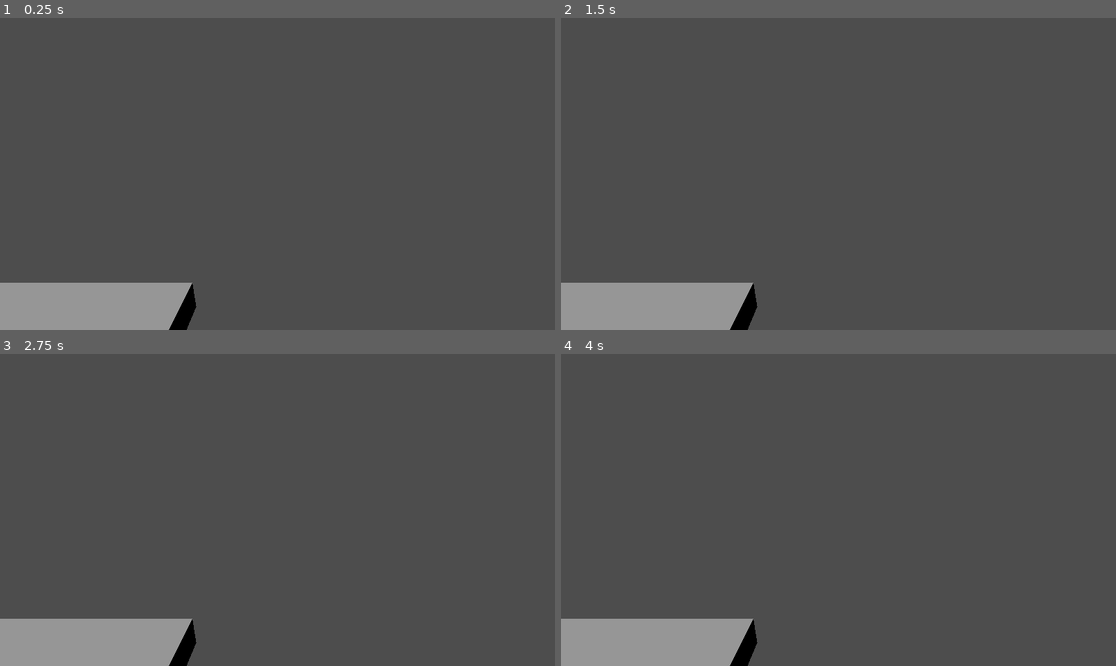
Above: before the commit, frames 1-4 (two rows, left to right).
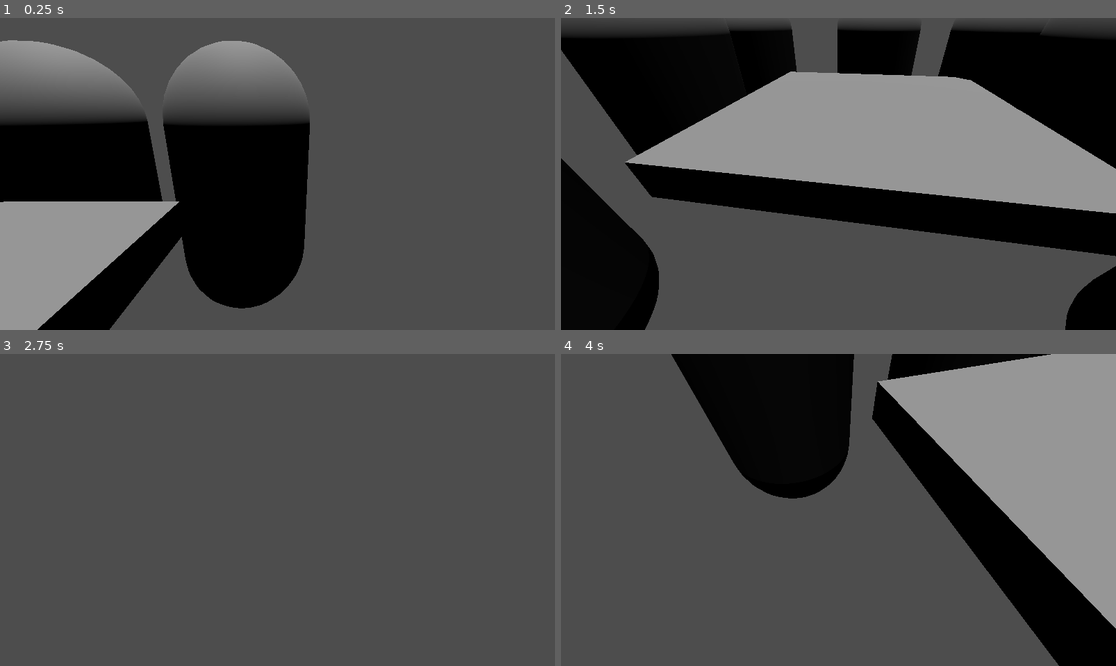
Above: after the commit, the same moments.

Repository: dmihovch/pokerfp
Game: Godot game, scene res://Main.tscn
Two runs of this game, one before a commit and one after it. Both use one fixed random seed, a clock stepped at 60 frames per second and the inputs below.
Inputs (mouse positions are in pixels of both pictures, inside the frame that each line leads up to):
- Up to frame 1 (0.25 s): no input
- Up to frame 2 (1.5 s): tap Enter at 0.5 s; move the mouse to (960, 158) at 0.52 s; hold Enter 0.53-1.25 s; click (960, 158) at 0.67 s; tap Space at 1.25 s; drag from (727, 189) to (810, 236) at 1.27 s
- Up to frame 3 (2.75 s): tap Enter at 2 s; move the mouse to (333, 441) at 2.02 s; tap J at 2.1 s; click (333, 441) at 2.17 s
- Up to frame 4 (4 s): tap Space at 2.75 s; drag from (810, 572) to (672, 463) at 2.77 s; tap Enter at 3.5 s; move the mouse to (1005, 556) at 3.52 s; hold Tab from 3.53 s (still down); click (1005, 556) at 3.67 s

The runs differ from the first frame. In frame 1, 38% of the frame differs, in the area x 0-56%, y 7-100%; in frame 2, 68%, in the area x 0-100%, y 2-100%; in frame 3, 5.3%; in frame 4, 46%.

Commit message:
i can see the people

Diff:
--- a/main.gd
+++ b/main.gd
@@ -2,8 +2,7 @@
 
 
 func _ready():
-	print("hello")
+	print("main _ready() called")
 	var table = preload("res://scenes/Table.tscn")
-	print("preloaded")
 	add_child(table.instantiate())
-	print("instantiated")
+	print("instantiated table and added to root")
--- a/project.godot
+++ b/project.godot
@@ -14,6 +14,10 @@
 run/main_scene="uid://vhq8rf67icf7"
 config/features=PackedStringArray("4.4", "GL Compatibility")
 
+[editor_plugins]
+
+enabled=PackedStringArray("res://addons/godot-vim/plugin.cfg")
+
 [rendering]
 
 renderer/rendering_method="gl_compatibility"
--- a/scenes/Player.tscn
+++ b/scenes/Player.tscn
@@ -1,8 +1,14 @@
-[gd_scene load_steps=2 format=3 uid="uid://c3avh2mbx3l"]
+[gd_scene load_steps=4 format=3 uid="uid://c3avh2mbx3l"]
+
+[ext_resource type="Script" uid="uid://dbcb5jjo4liou" path="res://scripts/player.gd" id="1_p0vlq"]
 
 [sub_resource type="CapsuleShape3D" id="CapsuleShape3D_csr4x"]
 
+[sub_resource type="CapsuleMesh" id="CapsuleMesh_p0vlq"]
+
 [node name="Player" type="CharacterBody3D"]
+transform = Transform3D(0.5, 0, 0, 0, 0.5, 0, 0, 0, 0.5, 0, 0, 0)
+script = ExtResource("1_p0vlq")
 
 [node name="CollisionShape3D" type="CollisionShape3D" parent="."]
 shape = SubResource("CapsuleShape3D_csr4x")
@@ -10,3 +16,6 @@
 [node name="Camera3D" type="Camera3D" parent="."]
 transform = Transform3D(1, 0, 0, 0, 0.956141, 0.292906, 0, -0.292906, 0.956141, 0, 0.565302, 0)
 fov = 76.5093
+
+[node name="MeshInstance3D" type="MeshInstance3D" parent="."]
+mesh = SubResource("CapsuleMesh_p0vlq")
--- a/scripts/player.gd
+++ b/scripts/player.gd
@@ -1,20 +1,23 @@
 extends CharacterBody3D
-
-
+class_name Player
 
 @onready var cam = $Camera3D
 
 var pitch := 0.0
-var sens := 0.05
-var id
+var sens := 0.01
+var id: int = -1
 
 
 func _ready():
 	Input.set_mouse_mode(Input.MOUSE_MODE_CAPTURED)
-	print("Character" + id + "is ready")
+	print("player ", id, " ready")
 
 
+func init(player_id: int):
+	id = player_id
+
 func _unhandled_input(e: InputEvent) -> void:
+
 	if e is InputEventMouseMotion:
 		rotate_y(-e.relative.x * sens)
 		pitch -= e.relative.y * sens
--- a/scripts/spawn.gd
+++ b/scripts/spawn.gd
@@ -1,5 +1,5 @@
 extends Node
-
+class_name Spawner
 
 @onready var spawns_list = get_children()
 func _ready():
@@ -7,9 +7,9 @@
 		print(spawn.name)
 
 func assign_seats(player_list):
-	var spawns_list = get_children()
 
 	var i: int = 0
 	for spawn in spawns_list:
 		spawn.add_child(player_list[i])
+		print("player: ", player_list[i].id, " assigned to spawn: ", spawn.name)
 		i = i+1
--- a/scripts/table.gd
+++ b/scripts/table.gd
@@ -1,7 +1,9 @@
 extends Node3D
+class_name Table
+
 
 @onready var player_creator = preload("res://scenes/Player.tscn")
-@onready var spawner = $Spawner
+@onready var spawner: Spawner = $Spawner
 
 
 
@@ -10,6 +12,8 @@
 	print("table ready")
 	var player_list = []
 	for i in range(spawner.get_child_count()) :
-		player_list.append(player_creator.instantiate())
+		var player: Player = player_creator.instantiate()
+		player.init(i)
+		player_list.append(player)
 
 	spawner.assign_seats(player_list)
Not shown, added: addons/godot-vim/godot-vim.gd
Not shown, added: addons/godot-vim/godot-vim.gd.uid
Not shown, added: addons/godot-vim/icon.svg
Not shown, added: addons/godot-vim/icon.svg.import
Not shown, added: addons/godot-vim/plugin.cfg
Not shown, added: addons/godot_vim/command_line.gd
Not shown, added: addons/godot_vim/command_line.gd.uid
Not shown, added: addons/godot_vim/commands/find.gd
Not shown, added: addons/godot_vim/commands/find.gd.uid
Not shown, added: addons/godot_vim/commands/goto.gd
Not shown, added: addons/godot_vim/commands/goto.gd.uid
Not shown, added: addons/godot_vim/commands/marks.gd
(and 16 more such lines)
